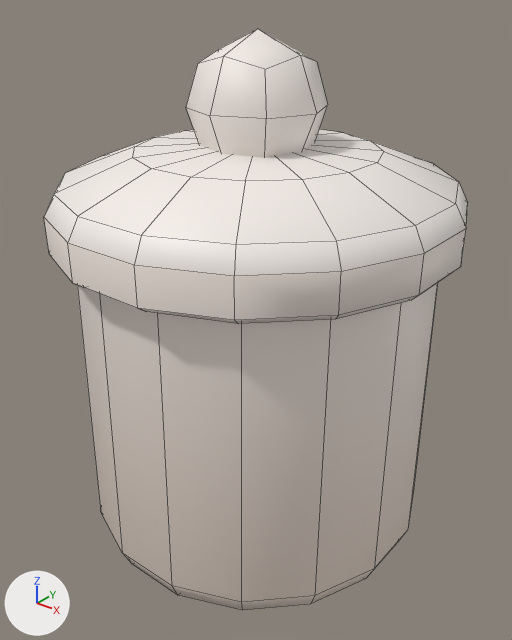
An edit to the FBX model Assets/Models/TinyTreats Kitchen/container_kitchen_A_white.fbx, drawn before and after from the same camera.
Camera for both pictures: a camera (50 mm lens) standing at (0.427, -0.536, 0.576) and looking at (0.004, -0.008, 0.248). The axes (+X, +Y, +Z) are drawn at lower left. The lights are the same throughout. Mesh edges are drawn as thin lines. Objects named as collision shapes, trigger or cutter boxes, shadow casters or lower levels of detail are left out. Where no turn or scale is listed for an object, it has been applied to the vertices.

The first picture shows 'container_kitchen_A_white'.
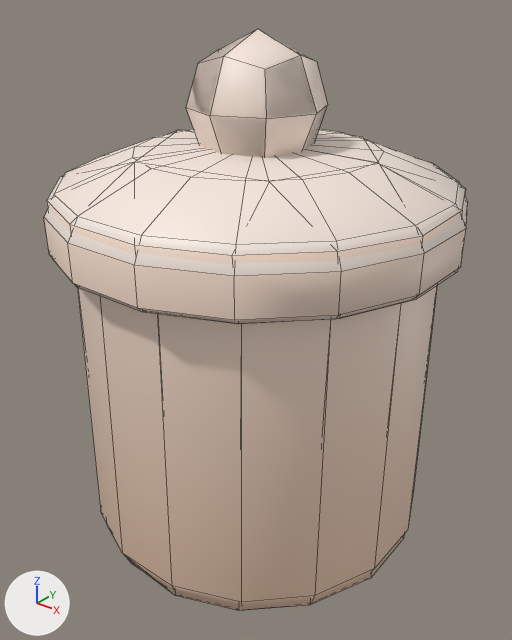
Pixel boxes (x1, y1, x2, y2) of what changed, in the pictures (512 x 640 px):
'container_kitchen_A_white', surface changed (grey to beige)
    both: (44, 29, 467, 610)
'container_kitchen_A_white_LOD1', added
    after: (47, 29, 465, 611)

Edits to the bpy script that builds the scene:
```text
Change img_tiny_treats_texture_1_png:
    img_tiny_treats_texture_1_png: load_image('tiny_treats_texture_1.png', 'tiny_treats_texture_1.png', 1024, 1024, 'Non-Color') -> load_image('tiny_treats_texture_1.png', 'tiny_treats_texture_1.png', 1024, 1024, 'sRGB')
Change mat_tiny_treats_1:
    remove n3 = _N.new('ShaderNodeTexImage'); n3.name = 'Image Texture.001'
    remove n3.image = img_tiny_treats_texture_1_png
    where n0 = _N.new('ShaderNodeBsdfPrincipled'); n0.name = 'Principled BSDF'
    remove _L.new(n3.outputs[0], n0.inputs[4])  # 'Color' to 'Alpha'
    where n2 = _N.new('ShaderNodeTexImage'); n2.name = 'Image Texture'
    add _L.new(n2.outputs[1], n0.inputs[4])  # 'Alpha' to 'Alpha'
Add me_container_kitchen_a_white_001:
    me_container_kitchen_a_white_001.from_pydata(...)  # 105 vertices, 117 faces; spans x -0.198..0.198, y -0.198..0.198, z 0.0..0.533
    me_container_kitchen_a_white_001.materials.append(mat_tiny_treats_1)  # picture img_tiny_treats_texture_1_png
Add ob_container_kitchen_a_white_lod1:
    ob_container_kitchen_a_white_lod1 = bpy.data.objects.new('container_kitchen_A_white_LOD1', me_container_kitchen_a_white_001)
    ob_container_kitchen_a_white_lod1.location = (0.0, 0.0, 0.0)
```
